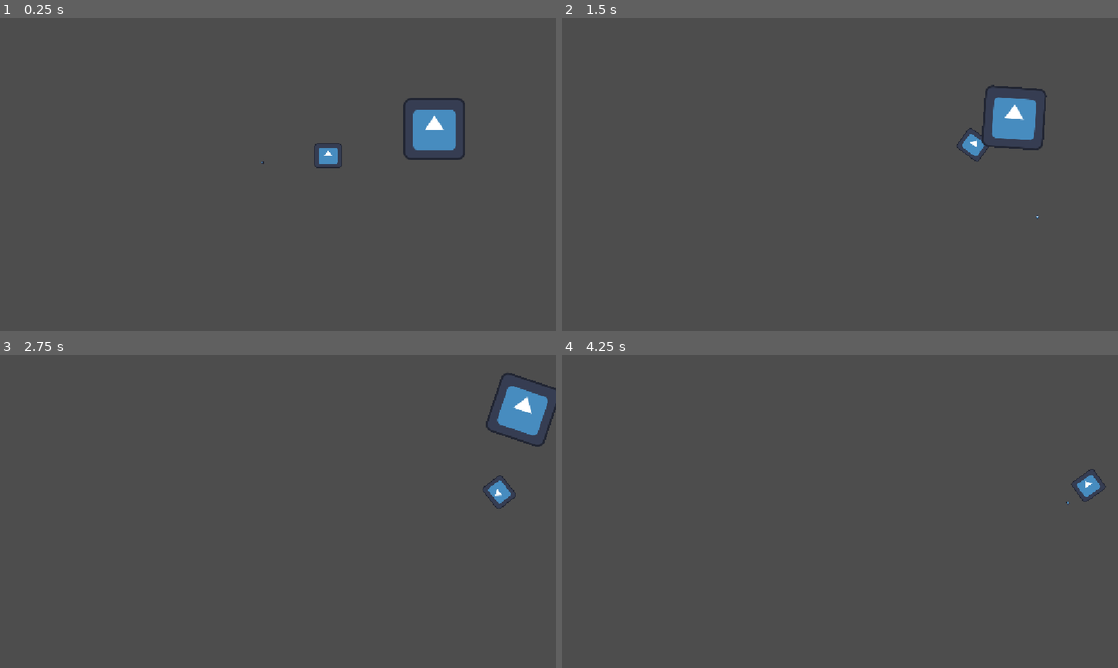
Above: before the commit, frames 1-4 (two rows, left to right).
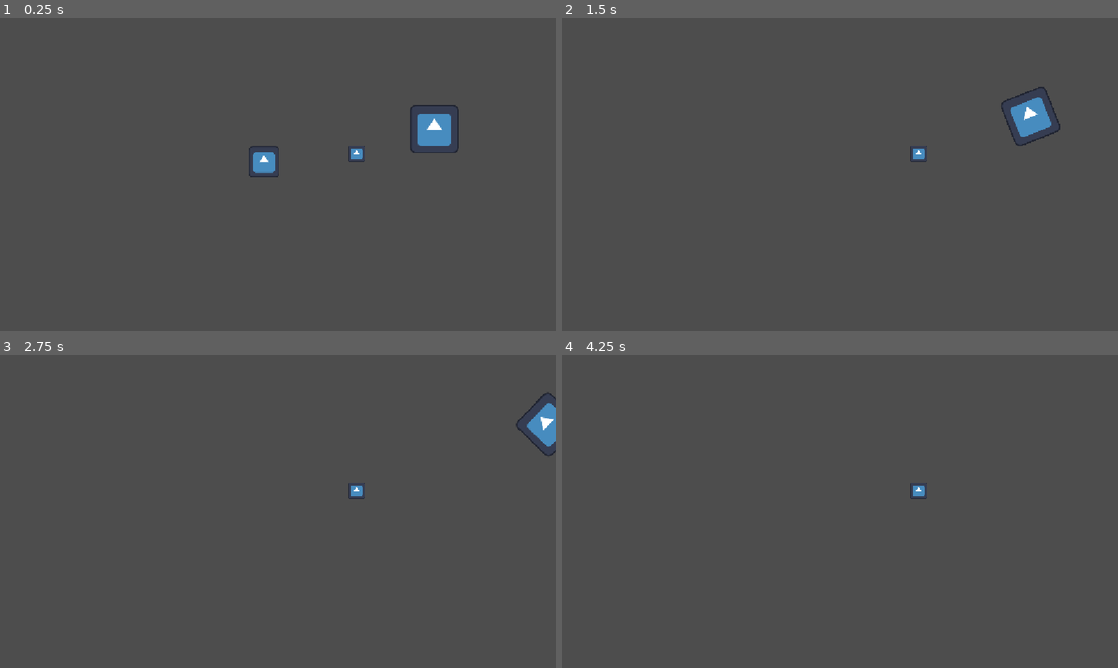
Above: after the commit, the same moments.

Repository: gomezmaganaemilio-eng/Asteroid
Game: Godot game, scene res://Main scene.tscn
Two runs of this game, one before a commit and one after it. Both use one fixed random seed, a clock stepped at 60 frames per second and the inputs below. The engine's default icon, where the game draws it, is replaced by a stand-in: a white triangle on a blue panel in a dark square.
Inputs:
- Up to frame 1 (0.25 s): no input
- Up to frame 2 (1.5 s): tap Enter at 0.5 s; hold D (Right) 0.53-1.28 s; tap Space (Shoot) at 0.6, 1.35 s; hold S (Down) from 1.28 s (still down)
- Up to frame 3 (2.75 s): release S (Down) at 2.03 s; hold D (Right) from 2.03 s (still down); tap Space (Shoot) at 2.1 s
- Up to frame 4 (4.25 s): release D (Right) at 2.78 s; hold W (Up) 2.78-3.53 s; tap Space (Shoot) at 2.85, 3.6 s; hold A (Left) from 3.53 s (still down)

The runs differ from the first frame. In frame 1, 1.5% of the frame differs, in the area x 44-84%, y 25-51%; in frame 2, 1.6%; in frame 3, 1.8%, in the area x 62-100%, y 5-50%; in frame 4, 0.3%.
Error before the commit: Invalid assignment of property or key 'global_position' with value of type 'Vector2' on a base object of type 'Nil'. (res://nave.gd:31)

Commit message:
Corrección de colisiones y esas cosas.
YA esta mejor las colisioens gracias a layers, no olvidar poner los scripts en la parte baja de cada objeto. Ponerles move const,  en 1 para que puedan chocar y eliminarse. Y que se vea la nave más grande.

Diff:
--- a/Asteroid.tscn
+++ b/Asteroid.tscn
@@ -7,11 +7,15 @@
 radius = 73.00685
 
 [node name="Asteroid" type="RigidBody2D" unique_id=1443438254]
+collision_layer = 4
+collision_mask = 3
 gravity_scale = 0.0
+contact_monitor = true
 max_contacts_reported = 1
 script = ExtResource("1_l7pm1")
 
 [node name="Sprite2D" type="Sprite2D" parent="." unique_id=1019079956]
+scale = Vector2(0.7890625, 0.7890625)
 texture = ExtResource("2_n00aa")
 
 [node name="CollisionShape2D" type="CollisionShape2D" parent="." unique_id=1092480579]
--- a/Bullet.tscn
+++ b/Bullet.tscn
@@ -1,21 +1,23 @@
 [gd_scene format=3 uid="uid://dhy7cwe50334r"]
 
+[ext_resource type="Script" uid="uid://dwpw2j4c86adf" path="res://bullet.gd" id="1_4s4u5"]
 [ext_resource type="Texture2D" uid="uid://dqvvj7sie6oxg" path="res://icon.svg" id="1_ayd6b"]
 
 [sub_resource type="CircleShape2D" id="CircleShape2D_ta373"]
 radius = 26.24881
 
 [node name="Bullet" type="RigidBody2D" unique_id=621432341]
-position = Vector2(180, 174)
+collision_layer = 2
+collision_mask = 4
+gravity_scale = 0.0
 contact_monitor = true
 max_contacts_reported = 1
+script = ExtResource("1_4s4u5")
 
 [node name="Sprite2D" type="Sprite2D" parent="." unique_id=662281483]
-position = Vector2(2, 3.8146973e-06)
-scale = Vector2(0.4453125, 0.3984375)
+scale = Vector2(0.27734375, 0.26171875)
 texture = ExtResource("1_ayd6b")
 
 [node name="CollisionShape2D" type="CollisionShape2D" parent="." unique_id=436231566]
-position = Vector2(2, 2)
 shape = SubResource("CircleShape2D_ta373")
 debug_color = Color(0.8898312, 0.32673344, 0, 0.41960785)
--- a/Main scene.tscn
+++ b/Main scene.tscn
@@ -12,8 +12,7 @@
 position = Vector2(547, 298)
 
 [node name="Bullet" parent="." unique_id=621432341 instance=ExtResource("3_ymjsc")]
-position = Vector2(678, 285)
-gravity_scale = 0.0
+position = Vector2(739, 281)
 
 [node name="Asteroid" parent="." unique_id=1443438254 instance=ExtResource("4_yui23")]
 position = Vector2(900, 230)
--- a/Nave.tscn
+++ b/Nave.tscn
@@ -5,6 +5,7 @@
 [ext_resource type="PackedScene" uid="uid://dhy7cwe50334r" path="res://Bullet.tscn" id="2_n06m3"]
 
 [node name="Nave" type="RigidBody2D" unique_id=1707135784 node_paths=PackedStringArray("pivot")]
+collision_mask = 4
 gravity_scale = 0.0
 contact_monitor = true
 max_contacts_reported = 1
@@ -13,12 +14,13 @@
 pivot = NodePath("Pivot")
 
 [node name="Sprite2D" type="Sprite2D" parent="." unique_id=1963766003]
-position = Vector2(-3.8750005, 1.0000005)
-scale = Vector2(0.044921882, 0.04687499)
+position = Vector2(0, 1.1920929e-07)
+scale = Vector2(0.5, 0.5)
 texture = ExtResource("1_l7t7u")
 
 [node name="CollisionPolygon2D" type="CollisionPolygon2D" parent="." unique_id=208206914]
-position = Vector2(1, 0)
-polygon = PackedVector2Array(-3, 3, -7, 3, -7, 3, -5, -1)
+position = Vector2(22.408304, -6.447915)
+scale = Vector2(4.4764547, 4.9479165)
+polygon = PackedVector2Array(1, 7, -11, 7, -8, 2, -8, 2, -11, -5, 1, -5, -2, 2)
 
 [node name="Pivot" type="Node2D" parent="." unique_id=318504636]
--- a/nave.gd
+++ b/nave.gd
@@ -1,5 +1,8 @@
 class_name Ship extends RigidBody2D
 
+
+#los layers son los que mencionan a un objeto en especifico como funcionar, es decir que el 1 es la nave, el 2 es la bala y el 3 el asteroide
+#las mascaras son con quienes quieres interactuar, la nave quiere con el asteroide así que solo 3, pero el asteroide con la bala y la nave asi que es 1 y 2
 @export_range(200,800, 5) var speed : float = 600
 
 @export_category("Shooting")
@@ -26,7 +29,7 @@
 	pass
 
 func _shoot() -> void:
-	var bulletobjt = (bullet.instantiate() as Bullet)
+	var bulletobjt = (bullet.instantiate()) #as Bullet??????????
 	get_parent().add_child(bulletobjt)
 	bulletobjt.global_position = pivot.global_position
 	bulletobjt.linear_velocity = Vector2.UP * 1000
